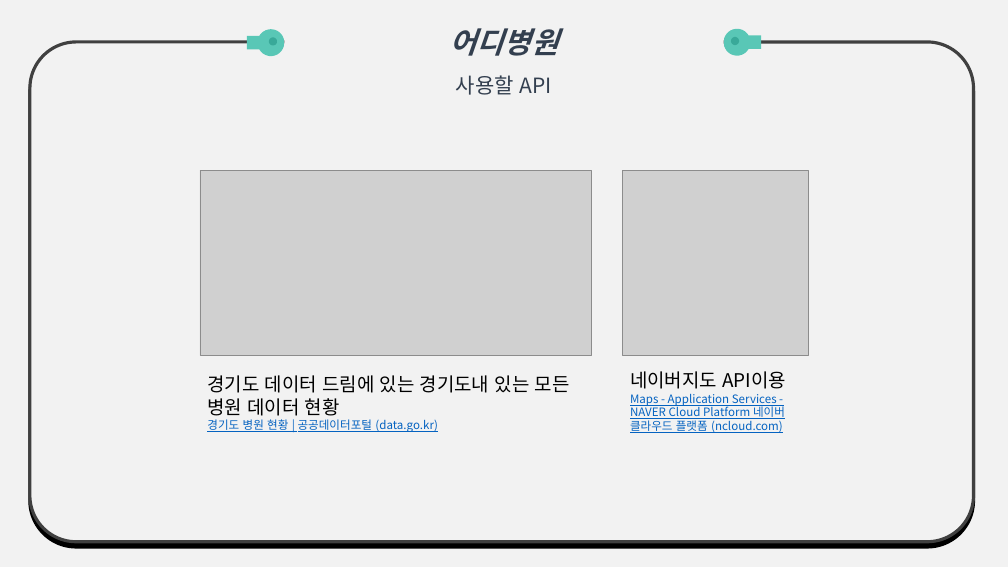
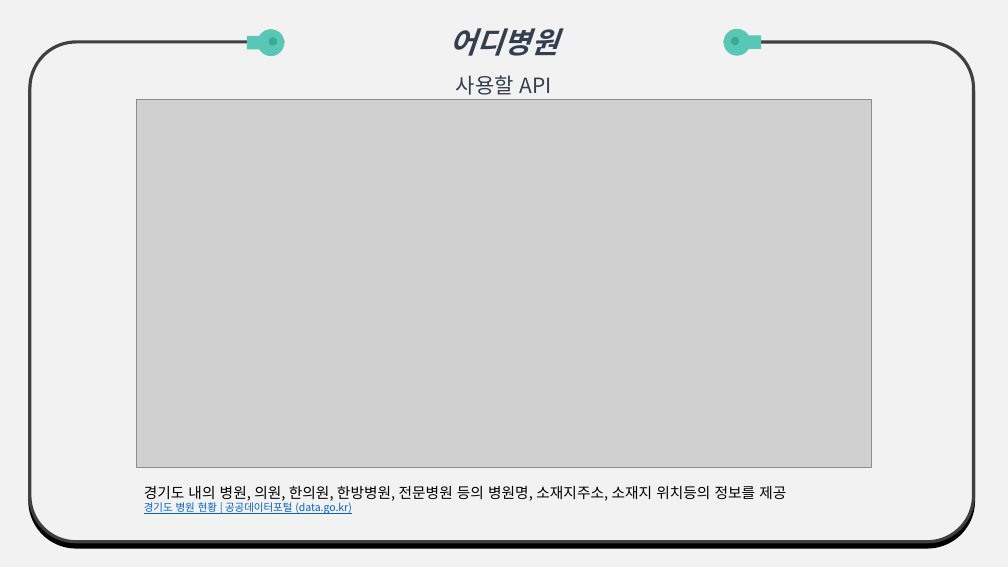
Before and after one commit to WOOLUCY/scriptlang, a slide deck: slide 4 of TermProject/Presentation/02/InterimPT(1).pptx. Drawn at 1008x567 pixels with LibreOffice and Linux fonts; fonts in the diff are those of the drawing; grey boxes stand for pictures. Boxes give left, top, right and bottom in pixels: in the first picture for what was removed or moved away, otherwise in the second. Text is boxed around its words. In the diff, an @@ line names an element or a change of style, - is before the commit and + after.

```diff
--- a/TermProject/Presentation/02/InterimPT(1).pptx
+++ b/TermProject/Presentation/02/InterimPT(1).pptx
@@ rectangle "어디병원": place and size @@
-rectangle "어디병원" at <box>450,28,558,95</box>
+rectangle "어디병원" at <box>284,3,724,98</box>
@@ picture added at <box>136,100,872,467</box> @@
@@ picture removed at <box>200,170,591,355</box> @@
@@ picture removed at <box>622,170,808,355</box> @@
@@ text removed at <box>630,371,786,434</box> @@
-네이버지도 API이용
-Maps - Application Services - NAVER Cloud Platform 네이버 클라우드 플랫폼 (ncloud.com)
@@ text "경기도 내의 병원, 의원, 한의원, ...": place and size @@
-text "경기도 내의 병원, 의원, 한의원, ..." at <box>207,375,570,432</box>
+text "경기도 내의 병원, 의원, 한의원, ..." at <box>144,486,786,514</box>
@@ text at <box>144,486,786,501</box>: text changed; size 18 to 14 pt @@
-경기도 데이터 드림에 있는 경기도내 있는 모든 병원 데이터 현황
+경기도 내의 병원, 의원, 한의원, 한방병원, 전문병원 등의 병원명, 소재지주소, 소재지 위치등의 정보를 제공
@@ text at <box>144,502,351,514</box>: size 11 to 10 pt in "경기도 병원 현황 | 공공데이터포털 (data.go.kr)" @@
```
Also in this commit, not shown: 4 other slides changed, 5 other files.
